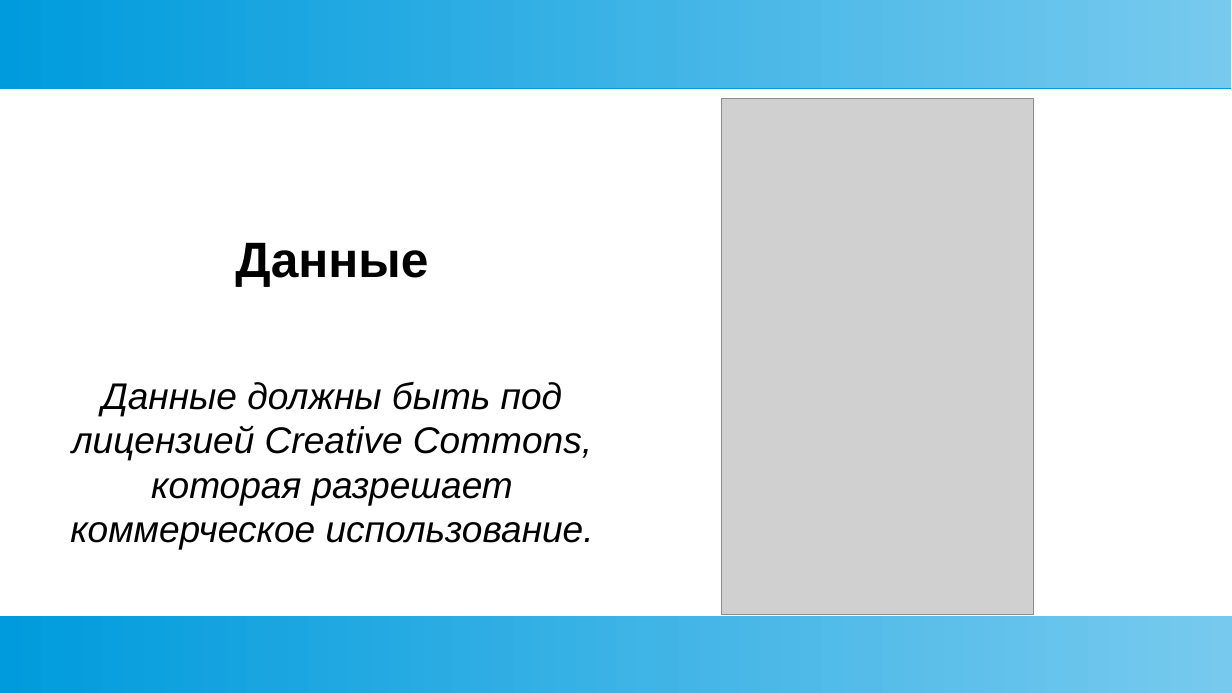
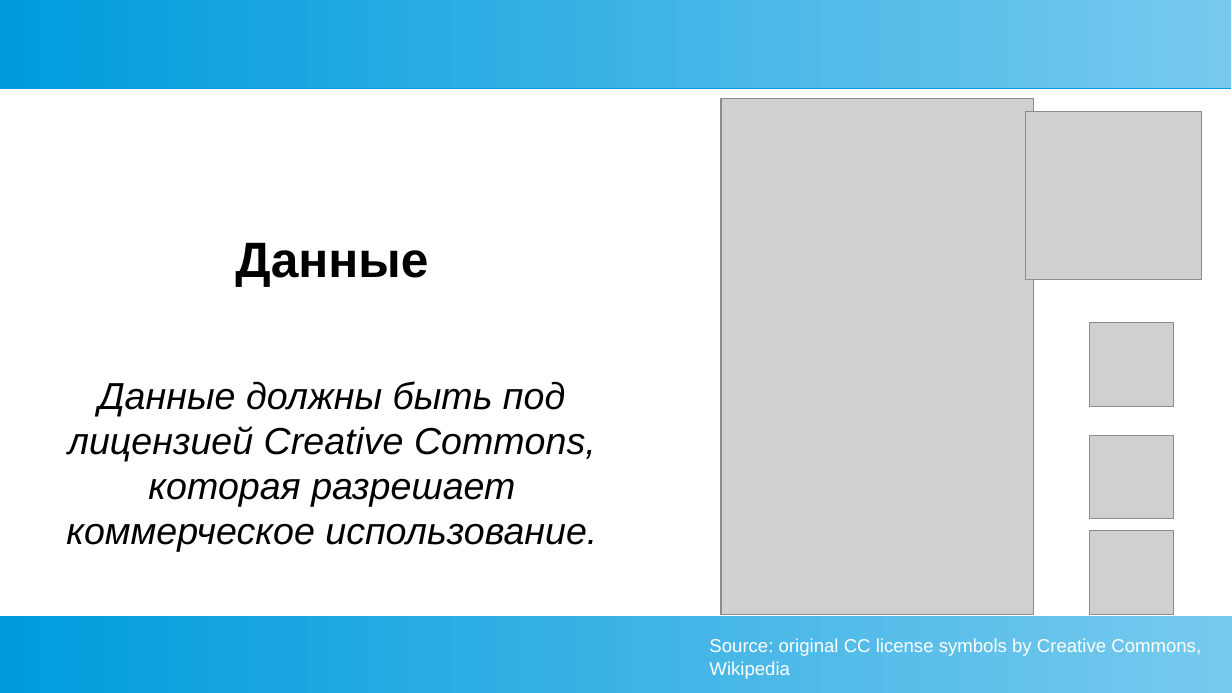
Before and after one commit to danielinux7/anana, a slide deck: slide 7 of docs/metaverse.pptx (slide 6 before the commit). Drawn at 1232x693 pixels with LibreOffice and Linux fonts; fonts in the diff are those of the drawing; grey boxes stand for pictures. Boxes give left, top, right and bottom in pixels: in the first picture for what was removed or moved away, otherwise in the second. Text is boxed around its words. In the diff, an @@ line names an element or a change of style, - is before the commit and + after.

Commit message:
Edited slides

```diff
--- a/docs/metaverse.pptx
+++ b/docs/metaverse.pptx
@@ picture added at (1026,112,1202,279) @@
@@ picture added at (1090,323,1174,407) @@
@@ text "Данные должны быть под лицензией ..." at (66,381,597,552): size 23.9 to 24.2 pt @@
@@ picture added at (1090,435,1174,519) @@
@@ picture added at (1090,531,1174,615) @@
@@ text added at (709,638,1201,679), 12 pt, text #FFFFFF @@
+Source: original CC license symbols by Creative Commons, Wikipedia
```
Also in this commit, not shown: 1 other slide changed, 1 slide added.
